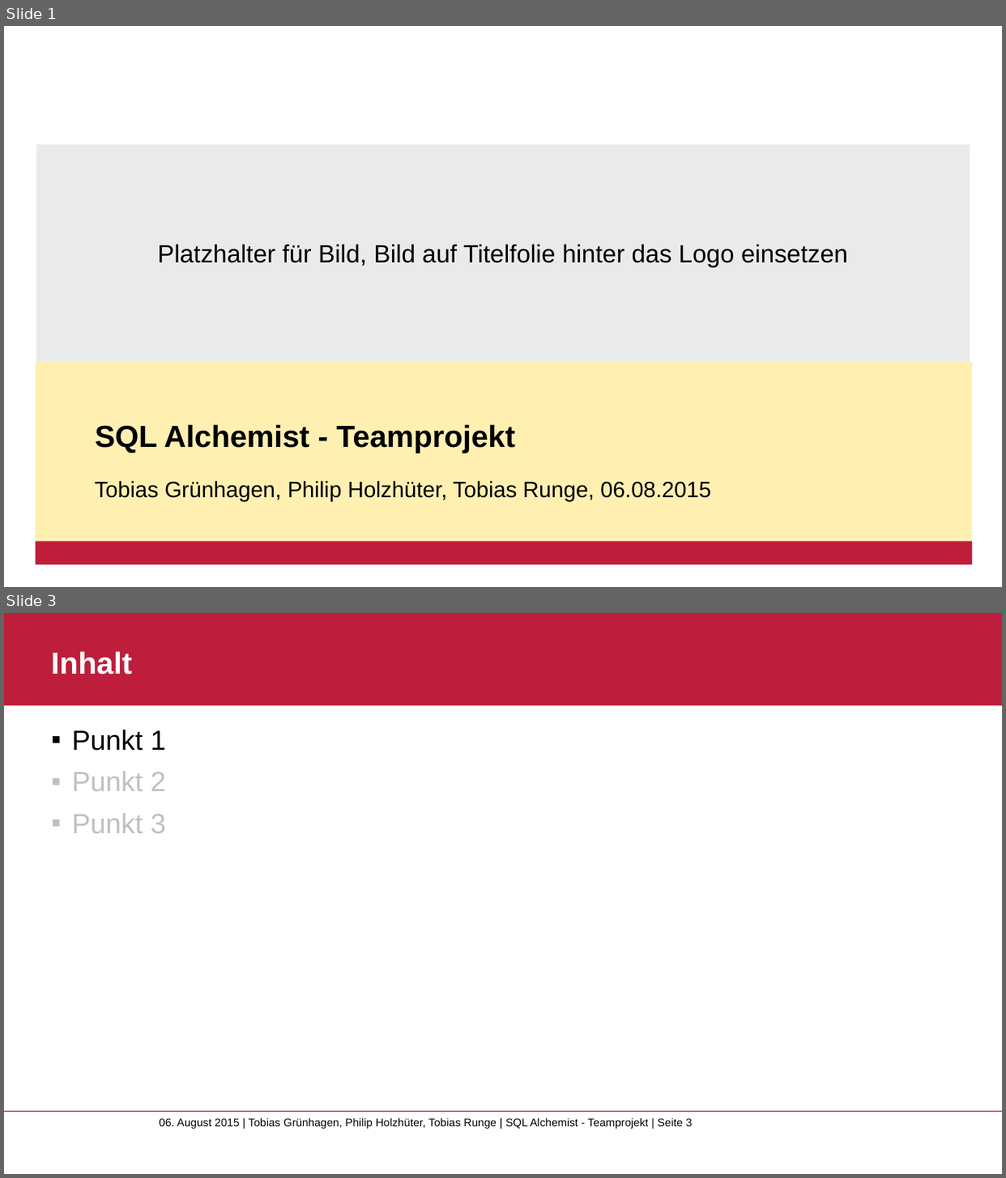
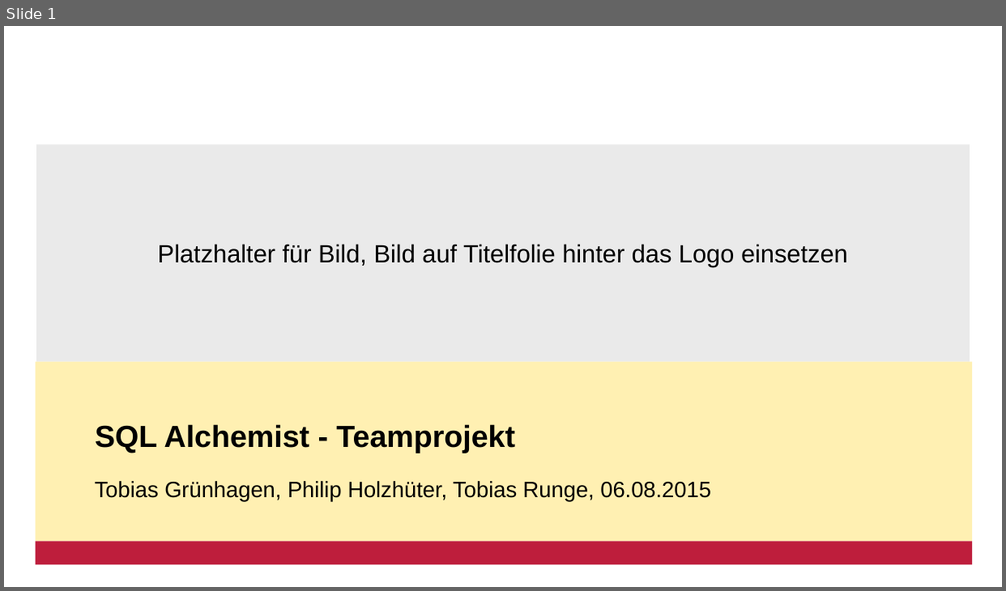
Before and after one commit to ifis-tu-bs/SQL-Alchemist-Teamprojekt, a slide deck: docs/Präsentation_SQL Alchemist Teamprojekt_Tobias Grünhagen_Philip Holzhüter_Tobias Runge.pptx. Shown one above the other, each under a label of ours: slides 1 and 3 before the commit, slide 1 after it; the slides between them are not shown. The pictures are 1006x1178 and 1006x591 pixels, drawn with LibreOffice and Linux fonts; fonts in the diff are those of the drawing; background and template pictures are left out. Boxes give left, top, right and bottom in pixels: in the first picture for what was removed or moved away, otherwise in the second. Text is boxed around its words. In the diff, an @@ line names an element or a change of style, - is before the commit and + after.

```diff
--- a/docs/Präsentation_SQL Alchemist Teamprojekt_Tobias Grünhagen_Philip Holzhüter_Tobias Runge.pptx
+++ b/docs/Präsentation_SQL Alchemist Teamprojekt_Tobias Grünhagen_Philip Holzhüter_Tobias Runge.pptx
@@ slide 3 removed at <box>4,613,1002,1174</box>, background #FFFFFF @@
@@ rectangle removed at <box>4,613,1002,683</box> @@
@@ rectangle removed at <box>4,613,1002,706</box> @@
@@ title removed at <box>51,651,132,675</box> @@
-Inhalt
@@ text removed at <box>72,730,166,833</box> @@
-  ▪ Punkt 1
-  ▪ Punkt 2
-  ▪ Punkt 3
@@ line removed from (4, 1112) to (1002, 1112) @@
@@ text removed at <box>159,1118,692,1129</box> @@
-06. August 2015 | Tobias Grünhagen, Philip Holzhüter, Tobias Runge | SQL Alchemist - Teamprojekt | Seite 3
```
Also in this commit, not shown: 3 slides changed, 19 slides added, 4 other slides removed, 5 other files.
